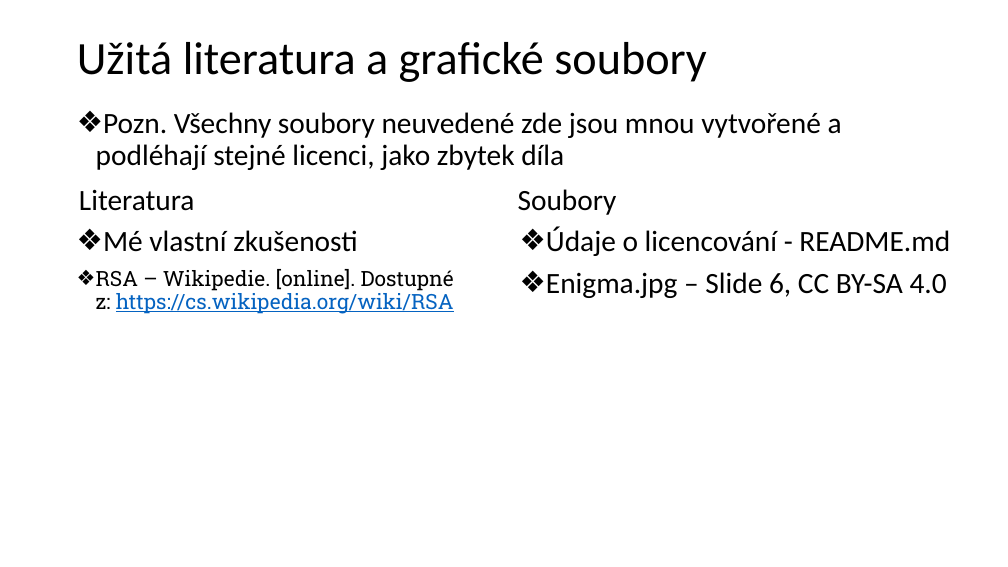
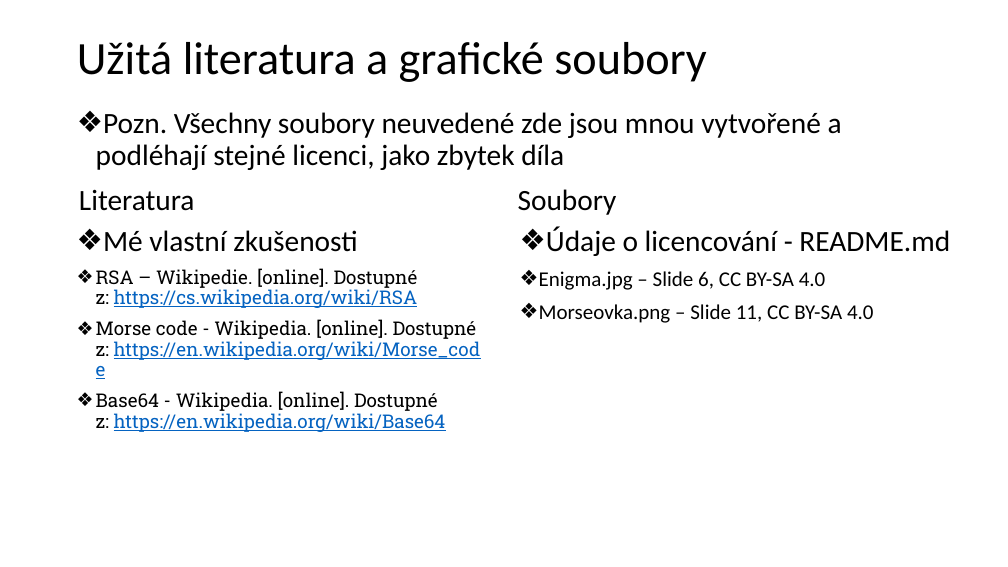
Before and after one commit to Xantus103/Kryptografie-prezentace, a slide deck: slide 15 of zaba.ppsx (slide 11 before the commit). Drawn at 1008x567 pixels with LibreOffice and Linux fonts; fonts in the diff are those of the drawing; background and template pictures are left out. Boxes give left, top, right and bottom in pixels: in the first picture for what was removed or moved away, otherwise in the second. Text is boxed around its words. In the diff, an @@ line names an element or a change of style, - is before the commit and + after.

```diff
--- a/zaba.ppsx
+++ b/zaba.ppsx
@@ text at (x1=96, y1=268, x2=418, y2=308): size 20 to 18 pt in "RSA – Wikipedie. [online]. Dostupné z: https://cs.wikipedia. ..." @@
@@ text at (x1=539, y1=271, x2=826, y2=290): size 28 to 20 pt in "Enigma.jpg – Slide 6, CC BY-SA 4.0" @@
@@ text at (x1=96, y1=319, x2=481, y2=432): paragraphs added @@
+❖ Morse code - Wikipedia. [online]. Dostupné z: https://en.wikipedia.org/wiki/Morse_code
+❖ Base64 - Wikipedia. [online]. Dostupné z: https://en.wikipedia.org/wiki/Base64
@@ text at (x1=539, y1=304, x2=874, y2=323): paragraph added @@
+❖ Morseovka.png – Slide 11, CC BY-SA 4.0
```
Also in this commit, not shown: 4 slides added, 5 other files.
